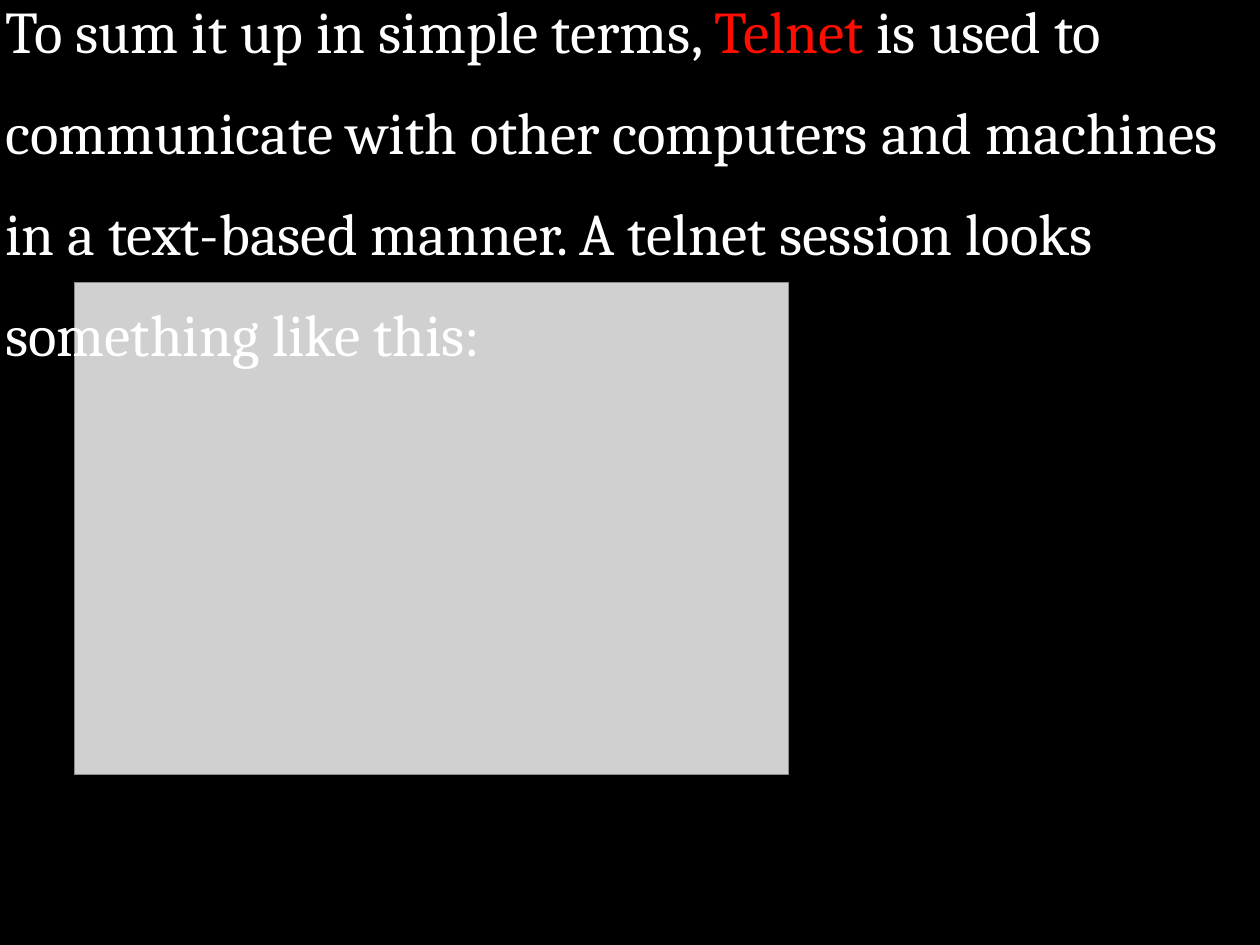
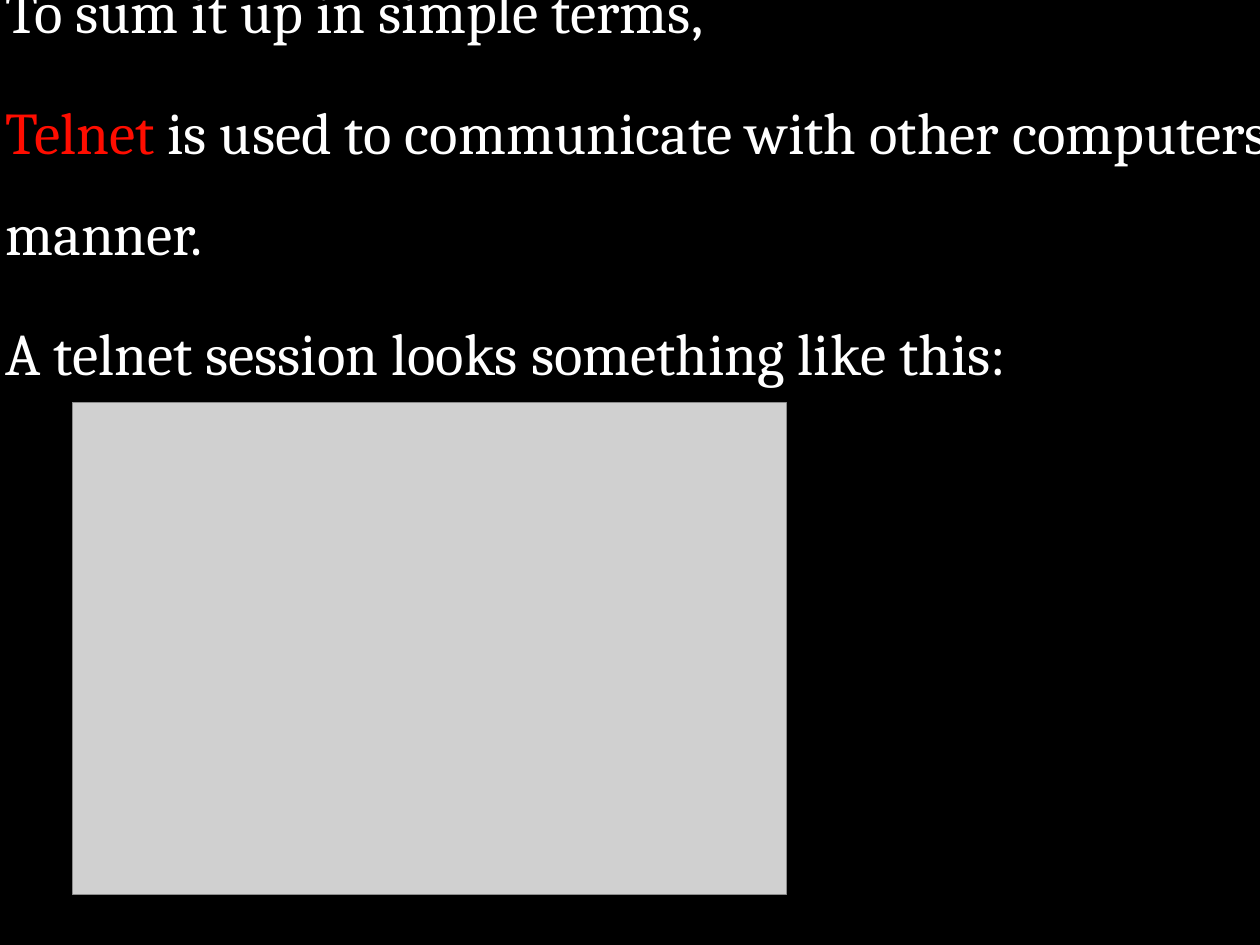
Before and after one commit to legend507/CommonSense, a slide deck: slide 4 of LearningNote/CEH/CEH.pptx. Drawn at 1260x945 pixels with LibreOffice and Linux fonts; fonts in the diff are those of the drawing; grey boxes stand for pictures. Boxes give left, top, right and bottom in pixels: in the first picture for what was removed or moved away, otherwise in the second. Text is boxed around its words. In the diff, an @@ line names an element or a change of style, - is before the commit and + after.

```diff
--- a/LearningNote/CEH/CEH.pptx
+++ b/LearningNote/CEH/CEH.pptx
@@ text at bbox=[5, 0, 1260, 388]: text changed @@
-To sum it up in simple terms, Telnet is used to communicate with other computers and machines in a text-based manner. A telnet session looks something like this:
+To sum it up in simple terms,
+Telnet is used to communicate with other computers and machines in a text-based manner.
+A telnet session looks something like this:
@@ picture: place and size @@
-picture at bbox=[74, 283, 789, 775]
+picture at bbox=[73, 403, 787, 896]
```
Also in this commit, not shown: 5 other slides changed, 1 other file.
